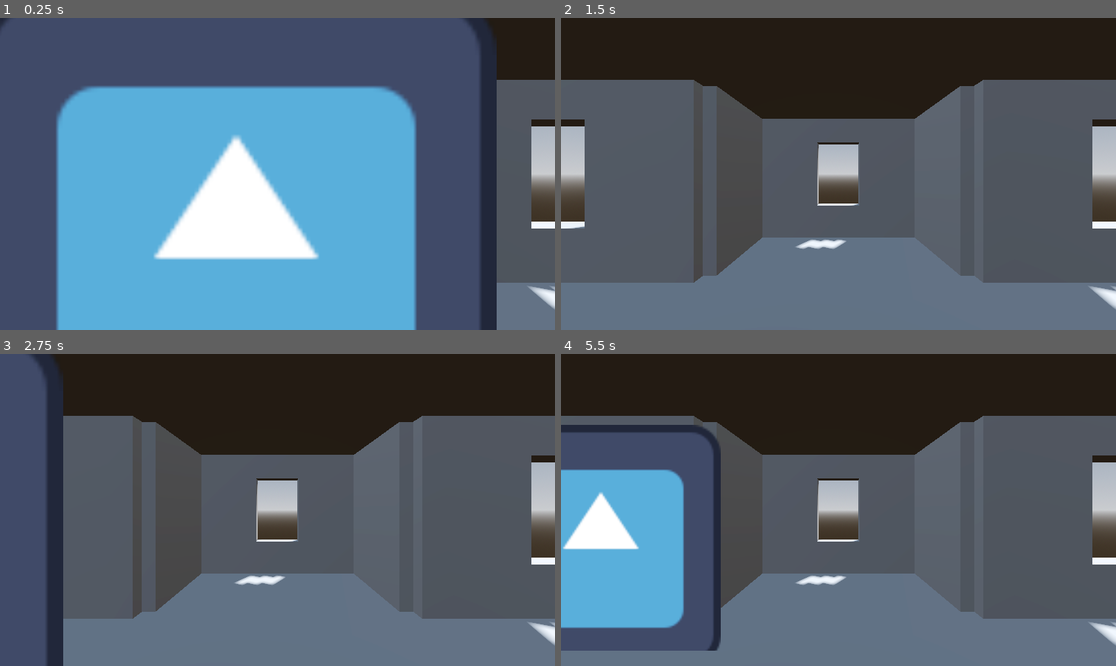
Above: before the commit, frames 1-4 (two rows, left to right).
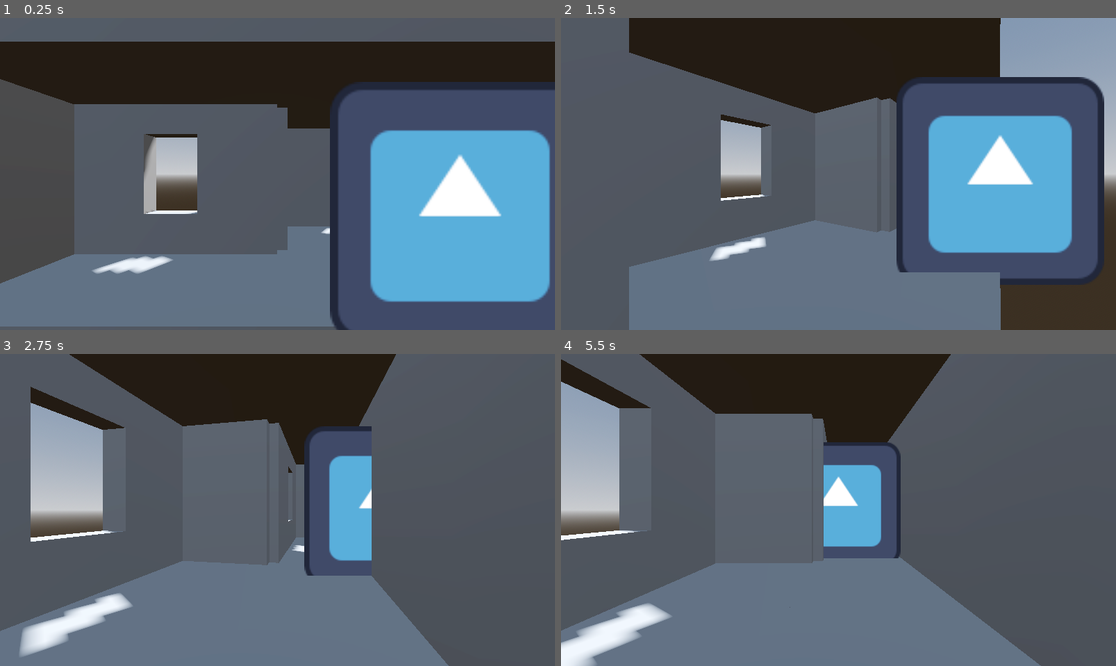
Above: after the commit, the same moments.

Repository: Jellybean42/MurderMysteryWMCJam
Game: Godot game, scene res://levels/murder_mystery.tscn
The game is run twice, just before and just after one commit, with the same random seed, the same clock (stepped at 60 frames per second) and the same inputs. The engine's default icon, where the game draws it, is replaced by a stand-in: a white triangle on a blue panel in a dark square.
Inputs:
- Up to frame 1 (0.25 s): no input
- Up to frame 2 (1.5 s): tap Enter at 0.5 s; hold Right (ui_right) 0.53-1.28 s; tap Space (ui_select) at 0.6, 0.77, 1.07, 1.35 s; hold Down (ui_down) from 1.28 s (still down)
- Up to frame 3 (2.75 s): tap Space (ui_select) at 1.52, 1.82, 2.1 s; release Down (ui_down) at 2.03 s; hold Right (ui_right) from 2.03 s (still down)
- Up to frame 4 (5.5 s): release Right (ui_right) at 2.78 s; hold Up (ui_up) 2.78-3.53 s; tap Space (ui_select) at 2.85, 3.02, 3.32, 3.6, 3.77, 4.07, 4.35, 4.52, 4.82, 5.1 s; hold Left (ui_left) 3.53-5.03 s; hold Down (ui_down) from 5.03 s (still down)

The runs differ from the first frame. In frame 1, 84% of the frame differs, in the area x 0-100%, y 0-100%; in frame 2, 39%; in frame 3, 35%; in frame 4, 45%.

Commit message:
lerp camera and rotate player when in area

Diff:
--- a/PlayerControllerDemo/PlayerControllerDemo.tscn
+++ b/PlayerControllerDemo/PlayerControllerDemo.tscn
@@ -4,10 +4,11 @@
 [ext_resource type="Texture2D" uid="uid://4q335xxs2p" path="res://icon.svg" id="1_qaxec"]
 
 [sub_resource type="BoxShape3D" id="BoxShape3D_n5j63"]
+size = Vector3(0.5, 1, 0.5)
 
-[node name="PlayerControllerDemo" type="Node3D" groups=["player"]]
+[node name="PlayerControllerDemo" type="Node3D"]
 
-[node name="Player" type="Node3D" parent="." groups=["player"]]
+[node name="Player" type="Node3D" parent="." groups=["playernode"]]
 script = ExtResource("1_n5j63")
 min_x = -2.0
 max_x = 2.0
--- a/PlayerControllerDemo/player.gd
+++ b/PlayerControllerDemo/player.gd
@@ -9,7 +9,12 @@
 @export var min_z: float = -3.0
 @export var max_z: float =  3.0
 
+var camera : Camera3D
+
 var facing_angle := 0.0  # Track rotation in degrees
+
+func _ready() -> void:
+	camera = get_tree().get_first_node_in_group("camera")
 
 func _physics_process(delta: float) -> void:
 	var local_velocity := Vector3.ZERO
@@ -33,7 +38,7 @@
 	global_position.x = clamp(global_position.x, min_x, max_x)
 	global_position.z = clamp(global_position.z, min_z, max_z)
 
-	# Rotate player + camera together
-	if Input.is_action_just_pressed("ui_select"):
-		facing_angle += 90.0
-		rotation_degrees.y = facing_angle
+	## Rotate player + camera together
+	#if Input.is_action_just_pressed("ui_select"):
+		#facing_angle += 90.0
+		#rotation_degrees.y = facing_angle
--- a/camera/camera_3d.gd
+++ b/camera/camera_3d.gd
@@ -5,6 +5,8 @@
 @export var lerp_speed: float = 3.0
 
 @onready var room_1: Node3D = $".."
+
+var player : Node3D
 
 var target_position: Vector3
 var target_rotation: Vector3
@@ -15,6 +17,8 @@
 	rotation = marker1.rotation
 	target_position = marker1.position
 	target_rotation = marker1.rotation
+	player = get_tree().get_first_node_in_group("playernode")
+	print(player)
 
 func _process(delta: float) -> void:
 	# Smoothly interpolate towards the target
@@ -29,7 +33,8 @@
 		target_rotation = marker1.rotation
 		room_1.hide_main()
 		room_1.show_other()
-		print("do a thing")
+		player.rotation.y = marker1.rotation.y
+		print(rad_to_deg(player.rotation.y))
 
 func _on_area_3d_body_entered(body: Node3D) -> void:
 	if body.is_in_group("player"):
@@ -37,4 +42,5 @@
 		target_rotation = marker2.rotation
 		room_1.show_main()
 		room_1.hide_other()
-		print("do other thing")
+		player.rotation.y = marker2.rotation.y
+		print(rad_to_deg(player.rotation.y))
--- a/camera/camera_3d.tscn
+++ b/camera/camera_3d.tscn
@@ -2,7 +2,7 @@
 
 [ext_resource type="Script" uid="uid://ch631mlxou33x" path="res://camera/camera_3d.gd" id="1_ctnxf"]
 
-[node name="Camera3D" type="Camera3D"]
+[node name="Camera3D" type="Camera3D" groups=["camera"]]
 transform = Transform3D(1, 0, 0, 0, 0.9659259, 0.25881907, 0, -0.25881907, 0.9659258, 0, 0, 0)
 current = true
 script = ExtResource("1_ctnxf")
--- a/levels/murder_mystery.tscn
+++ b/levels/murder_mystery.tscn
@@ -27,5 +27,5 @@
 
 [node name="Room1" parent="." instance=ExtResource("1_re4i4")]
 
-[node name="PlayerControllerDemo" parent="." instance=ExtResource("2_kbea7")]
+[node name="PlayerControllerDemo" parent="." groups=["player"] instance=ExtResource("2_kbea7")]
 transform = Transform3D(1, 0, 0, 0, 1, 0, 0, 0, 1, -0.1013664, 0.56331575, 0.568058)
--- a/project.godot
+++ b/project.godot
@@ -22,3 +22,5 @@
 [global_group]
 
 player=""
+camera=""
+playernode=""
--- /dev/null
+++ b/rooms/main_marker.gd
@@ -0,0 +1,9 @@
+extends Marker3D
+
+var player
+
+func _ready() -> void:
+	player = get_tree().get_first_node_in_group("playernode")
+
+func _process(delta: float) -> void:
+	position.x = player.position.x
--- a/rooms/room_1.tscn
+++ b/rooms/room_1.tscn
@@ -88,7 +88,7 @@
 size = Vector3(1, 2, 0.2)
 
 [node name="MainMarker" type="Marker3D" parent="."]
-transform = Transform3D(1, 0, 0, 0, 1, 0, 0, 0, 1, 0, 0.75, 1)
+transform = Transform3D(1, 0, 0, 0, 1, 0, 0, 0, 1, -1, 0.75, 1.5)
 
 [node name="OtherSideMarker" type="Marker3D" parent="."]
 transform = Transform3D(-4.371139e-08, 0, -1, 0, 1, 0, 1, 0, -4.371139e-08, -1, 0.5, -0.25)
Not shown, added: rooms/main_marker.gd.uid
